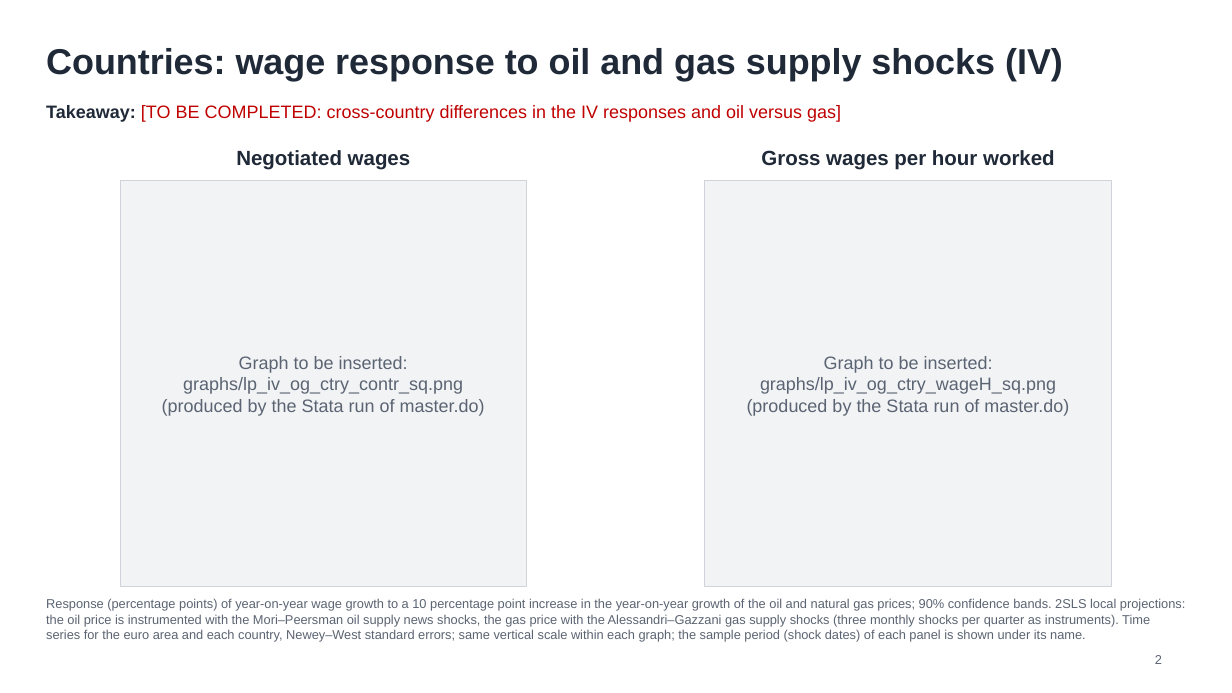
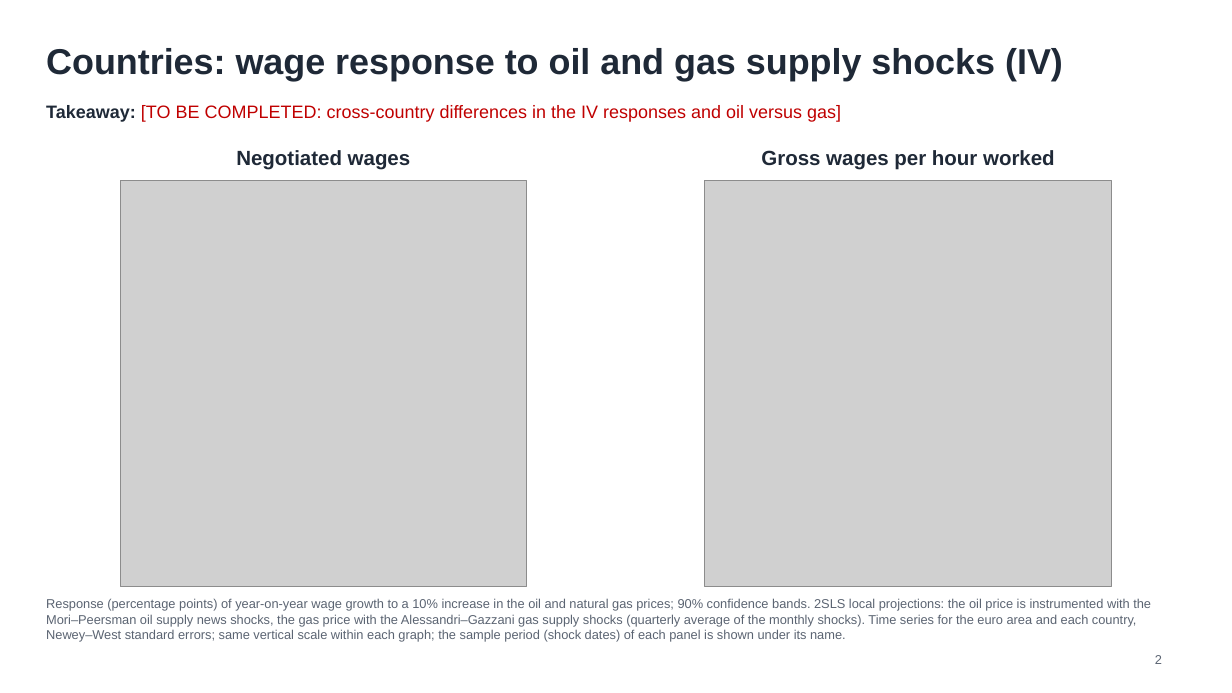
Before and after one commit to GaetanoBasso/2026_nota_drift, a slide deck: slide 2 of slides_drift.pptx. Drawn at 1232x693 pixels with LibreOffice and Linux fonts; fonts in the diff are those of the drawing; grey boxes stand for pictures. Boxes give left, top, right and bottom in pixels: in the first picture for what was removed or moved away, otherwise in the second. Text is boxed around its words. In the diff, an @@ line names an element or a change of style, - is before the commit and + after.

```diff
--- a/slides_drift.pptx
+++ b/slides_drift.pptx
@@ rectangle removed at [120,180,527,587] @@
-Graph to be inserted: graphs/lp_iv_og_ctry_contr_sq.png
-(produced by the Stata run of master.do)
@@ picture added at [120,180,527,587] @@
@@ rectangle removed at [705,180,1112,587] @@
-Graph to be inserted: graphs/lp_iv_og_ctry_wageH_sq.png
-(produced by the Stata run of master.do)
@@ picture added at [705,180,1112,587] @@
@@ text at [46,598,1151,642]: text changed @@
-Response (percentage points) of year-on-year wage growth to a 10 percentage point increase in the year-on-year growth of the oil and natural gas prices; 90% confidence bands. 2SLS local projections: the oil price is instrumented with the Mori–Peersman oil supply news shocks, the gas price with the Alessandri–Gazzani gas supply shocks (three monthly shocks per quarter as instruments). Time series for the euro area and each country, Newey–West standard errors; same vertical scale within each graph; the sample period (shock dates) of each panel is shown under its name.
+Response (percentage points) of year-on-year wage growth to a 10% increase in the oil and natural gas prices; 90% confidence bands. 2SLS local projections: the oil price is instrumented with the Mori–Peersman oil supply news shocks, the gas price with the Alessandri–Gazzani gas supply shocks (quarterly average of the monthly shocks). Time series for the euro area and each country, Newey–West standard errors; same vertical scale within each graph; the sample period (shock dates) of each panel is shown under its name.
```
Also in this commit, not shown: 1 other slide changed, 9 other files.
